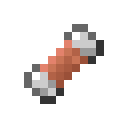
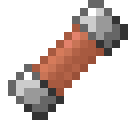
Comparing the layer stacks of the two 128 x 128 images. Changes:
added layer "rework_2" above "rework" over (8, 0, 128, 120)
hid "rework" over (24, 24, 104, 104)
